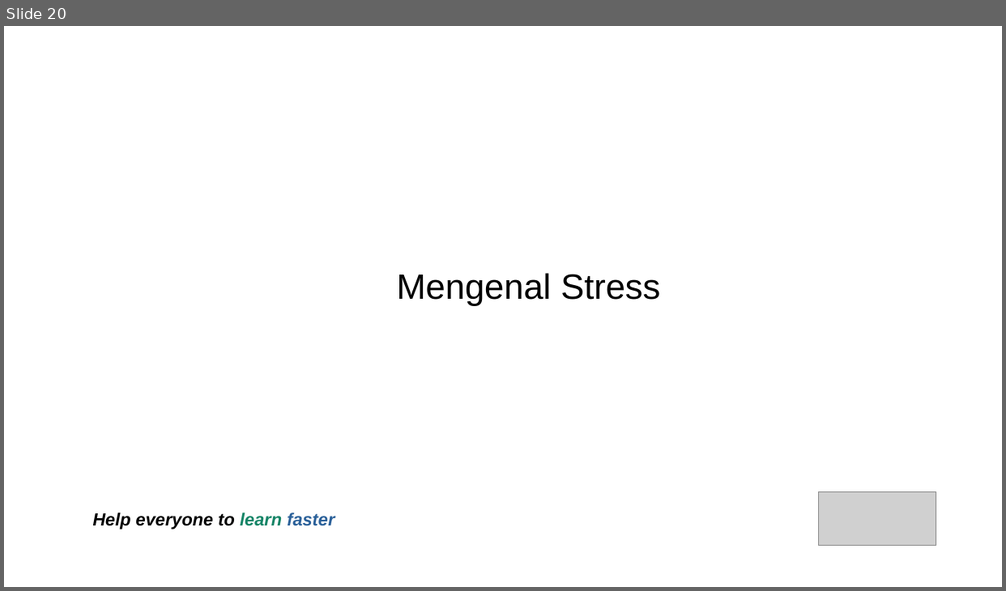
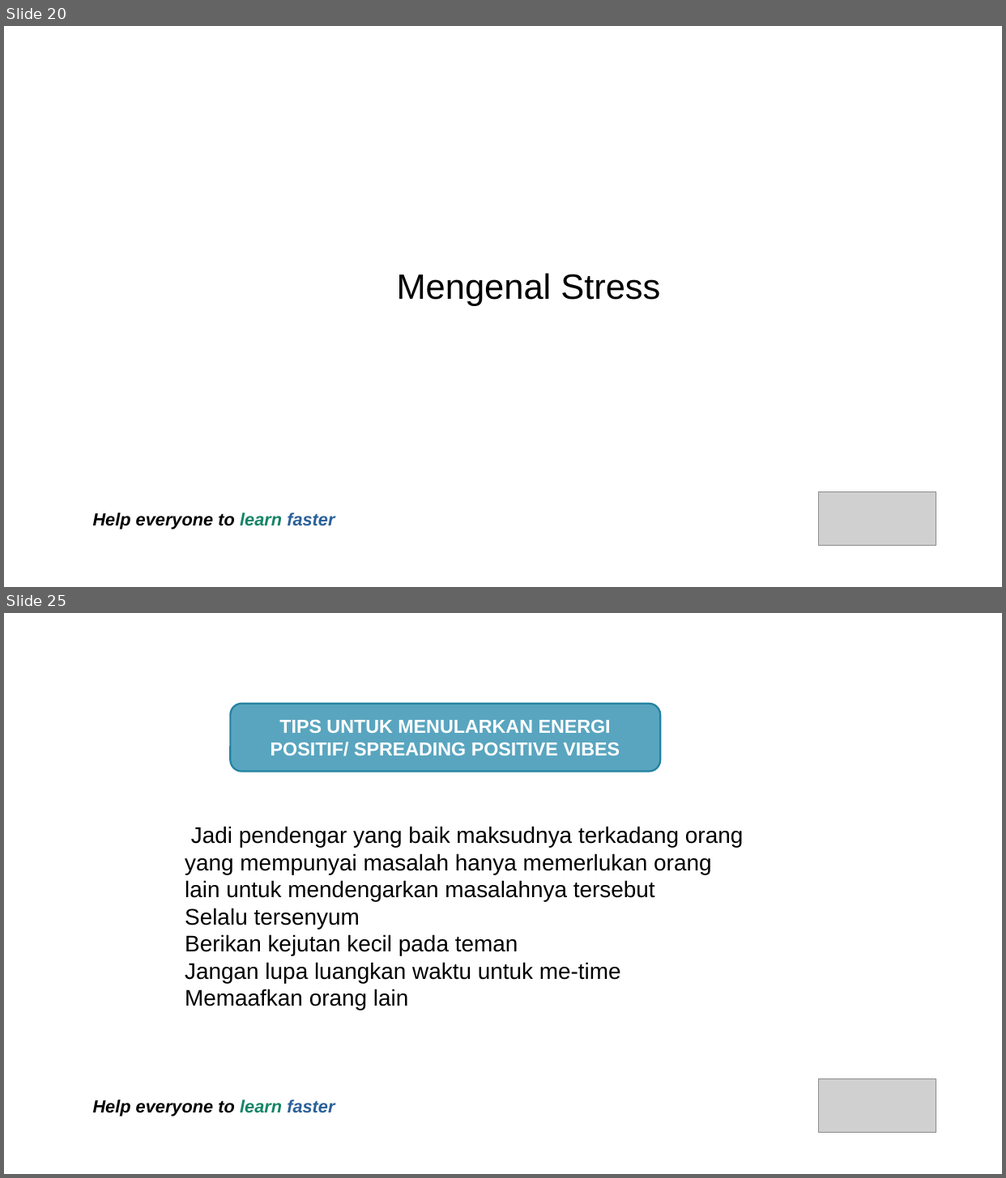
Before and after one commit to jejaksaid/course-flc, a slide deck: time-and-stress-management/sllide.odp. Shown one above the other, each under a label of ours: slide 20 before the commit, slides 20 and 25 after it; the slides between them are not shown. The pictures are 1006x591 and 1006x1178 pixels, drawn with LibreOffice and Linux fonts; fonts in the diff are those of the drawing; grey boxes stand for pictures; background and template pictures are left out. Boxes give left, top, right and bottom in pixels: in the first picture for what was removed or moved away, otherwise in the second. Text is boxed around its words. In the diff, an @@ line names an element or a change of style, - is before the commit and + after.

```diff
--- a/time-and-stress-management/sllide.odp
+++ b/time-and-stress-management/sllide.odp
@@ slide 25 added at (4, 613, 1002, 1174), background picture (left out) @@
@@ rounded rectangle added at (230, 704, 661, 772), fill #59A5BF, outline #2382A1 1.42 pt, 15 pt, text #FFFFFF, bold @@
+TIPS UNTUK MENULARKAN ENERGI
+POSITIF/ SPREADING POSITIVE VIBES
@@ text added at (185, 826, 743, 1011), 18 pt, text #000000 @@
+➔ Jadi pendengar yang baik maksudnya terkadang orang
+➔ yang mempunyai masalah hanya memerlukan orang
+➔ lain untuk mendengarkan masalahnya tersebut
+➔ Selalu tersenyum
+➔ Berikan kejutan kecil pada teman
+➔ Jangan lupa luangkan waktu untuk me-time
+➔ Memaafkan orang lain
@@ picture added at (819, 1080, 936, 1134) @@
@@ text added at (93, 1100, 334, 1116), 14 pt, text #000000, bold, italic @@
+Help everyone to learn faster
```
Also in this commit, not shown: 1 slide changed, 9 other slides added, 1 other file.
